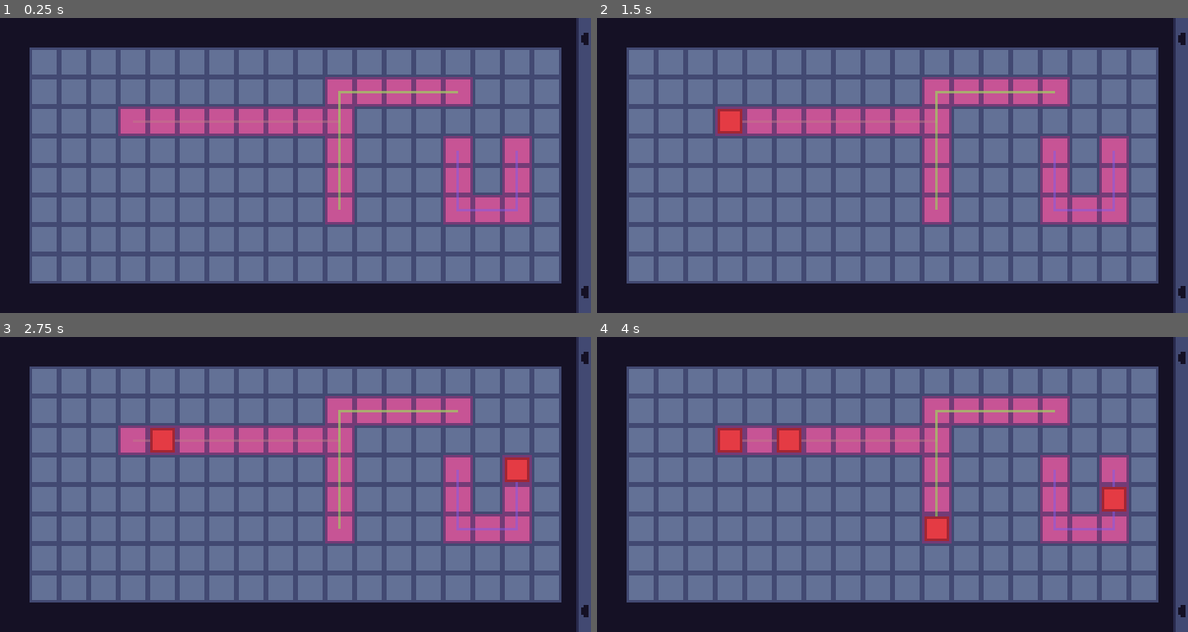
Above: before the commit, frames 1-4 (two rows, left to right).
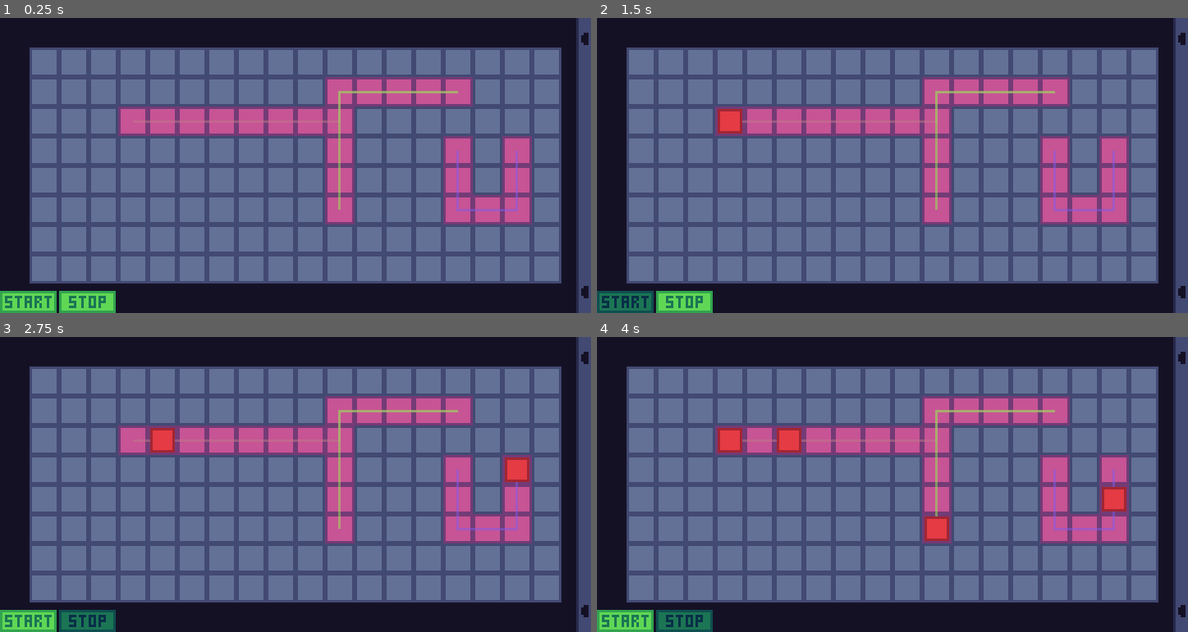
Above: after the commit, the same moments.

Repository: mariothedog/brackeys-game-jam
Game: Godot game, scene res://main/main.tscn
The game is run twice, just before and just after one commit, with the same random seed, the same clock (stepped at 60 frames per second) and the same inputs.
Inputs (mouse positions are in pixels of both pictures, inside the frame that each line leads up to):
- Up to frame 1 (0.25 s): no input
- Up to frame 2 (1.5 s): click (685, 301) at 0.52 s; click (626, 301) at 1.27 s
- Up to frame 3 (2.75 s): click (88, 620) at 2.02 s
- Up to frame 4 (4 s): click (626, 620) at 2.77 s; click (685, 620) at 3.52 s

The runs differ from the first frame. In frame 1, 1.4% of the frame differs, in the area x 0-20%, y 92-100%; in frame 2, 1.4%; in frame 3, 1.4%; in frame 4, 1.4%.

Commit message:
Add useless start/stop buttons

Diff:
--- a/src/autoload/signals.gd
+++ b/src/autoload/signals.gd
@@ -3,3 +3,5 @@
 # warning-ignore-all:unused_signal
 signal item_button_down(item)
 signal item_button_up(item)
+signal start_pressed()
+signal stop_pressed()
--- a/src/main/main.gd
+++ b/src/main/main.gd
@@ -7,3 +7,15 @@
 func _ready() -> void:
 	var level_data := load("res://levels/resources/level_debug.tres")
 	level.build_level(level_data)
+# warning-ignore:return_value_discarded
+	Signals.connect("start_pressed", self, "_start")
+# warning-ignore:return_value_discarded
+	Signals.connect("stop_pressed", self, "_stop")
+
+
+func _start() -> void:
+	print("Start!")
+
+
+func _stop() -> void:
+	print("Stop!")
--- /dev/null
+++ b/src/ui/hud/buttons/buttons.gd
@@ -0,0 +1,16 @@
+extends HBoxContainer
+
+onready var start: TextureButton = $Start
+onready var stop: TextureButton = $Stop
+
+
+func _on_Start_pressed() -> void:
+	start.disabled = true
+	stop.disabled = false
+	Signals.emit_signal("start_pressed")
+
+
+func _on_Stop_pressed() -> void:
+	start.disabled = false
+	stop.disabled = true
+	Signals.emit_signal("stop_pressed")
--- a/src/ui/hud/hud.tscn
+++ b/src/ui/hud/hud.tscn
@@ -1,7 +1,16 @@
-[gd_scene load_steps=3 format=2]
+[gd_scene load_steps=12 format=2]
 
 [ext_resource path="res://ui/hud/inventory/inventory.tscn" type="PackedScene" id=1]
 [ext_resource path="res://ui/hud/hud.gd" type="Script" id=2]
+[ext_resource path="res://ui/hud/buttons/stop/stop_hover.png" type="Texture" id=3]
+[ext_resource path="res://ui/hud/buttons/start/start_normal.png" type="Texture" id=4]
+[ext_resource path="res://ui/hud/buttons/stop/stop_normal.png" type="Texture" id=5]
+[ext_resource path="res://ui/hud/buttons/stop/stop_pressed.png" type="Texture" id=6]
+[ext_resource path="res://ui/hud/buttons/start/start_pressed.png" type="Texture" id=7]
+[ext_resource path="res://ui/hud/buttons/start/start_hover.png" type="Texture" id=8]
+[ext_resource path="res://ui/hud/buttons/buttons.gd" type="Script" id=9]
+[ext_resource path="res://ui/hud/buttons/start/start_disabled.png" type="Texture" id=10]
+[ext_resource path="res://ui/hud/buttons/stop/stop_disabled.png" type="Texture" id=11]
 
 [node name="HUDLayer" type="CanvasLayer"]
 
@@ -23,5 +32,35 @@
 anchor_right = 1.0
 margin_left = -28.0
 margin_right = 0.0
+
+[node name="Buttons" type="HBoxContainer" parent="HUD"]
+anchor_top = 1.0
+anchor_right = 1.0
+anchor_bottom = 1.0
+margin_top = -9.0
+custom_constants/separation = 1
+script = ExtResource( 9 )
+__meta__ = {
+"_edit_use_anchors_": false
+}
+
+[node name="Start" type="TextureButton" parent="HUD/Buttons"]
+margin_right = 23.0
+margin_bottom = 9.0
+texture_normal = ExtResource( 4 )
+texture_pressed = ExtResource( 7 )
+texture_hover = ExtResource( 8 )
+texture_disabled = ExtResource( 10 )
+
+[node name="Stop" type="TextureButton" parent="HUD/Buttons"]
+margin_left = 24.0
+margin_right = 47.0
+margin_bottom = 9.0
+texture_normal = ExtResource( 5 )
+texture_pressed = ExtResource( 6 )
+texture_hover = ExtResource( 3 )
+texture_disabled = ExtResource( 11 )
 [connection signal="mouse_entered_background" from="HUD/Inventory" to="HUD" method="_on_Inventory_mouse_entered_background"]
 [connection signal="mouse_exited_background" from="HUD/Inventory" to="HUD" method="_on_Inventory_mouse_exited_background"]
+[connection signal="pressed" from="HUD/Buttons/Start" to="HUD/Buttons" method="_on_Start_pressed"]
+[connection signal="pressed" from="HUD/Buttons/Stop" to="HUD/Buttons" method="_on_Stop_pressed"]
Binary file added: src/ui/hud/buttons/start/start_disabled.png
Not shown, added: src/ui/hud/buttons/start/start_disabled.png.import
Binary file added: src/ui/hud/buttons/start/start_hover.png
Not shown, added: src/ui/hud/buttons/start/start_hover.png.import
Binary file added: src/ui/hud/buttons/start/start_normal.png
Not shown, added: src/ui/hud/buttons/start/start_normal.png.import
Binary file added: src/ui/hud/buttons/start/start_pressed.png
Not shown, added: src/ui/hud/buttons/start/start_pressed.png.import
Binary file added: src/ui/hud/buttons/stop/stop_disabled.png
Not shown, added: src/ui/hud/buttons/stop/stop_disabled.png.import
Binary file added: src/ui/hud/buttons/stop/stop_hover.png
Not shown, added: src/ui/hud/buttons/stop/stop_hover.png.import
(and 4 more such lines)
